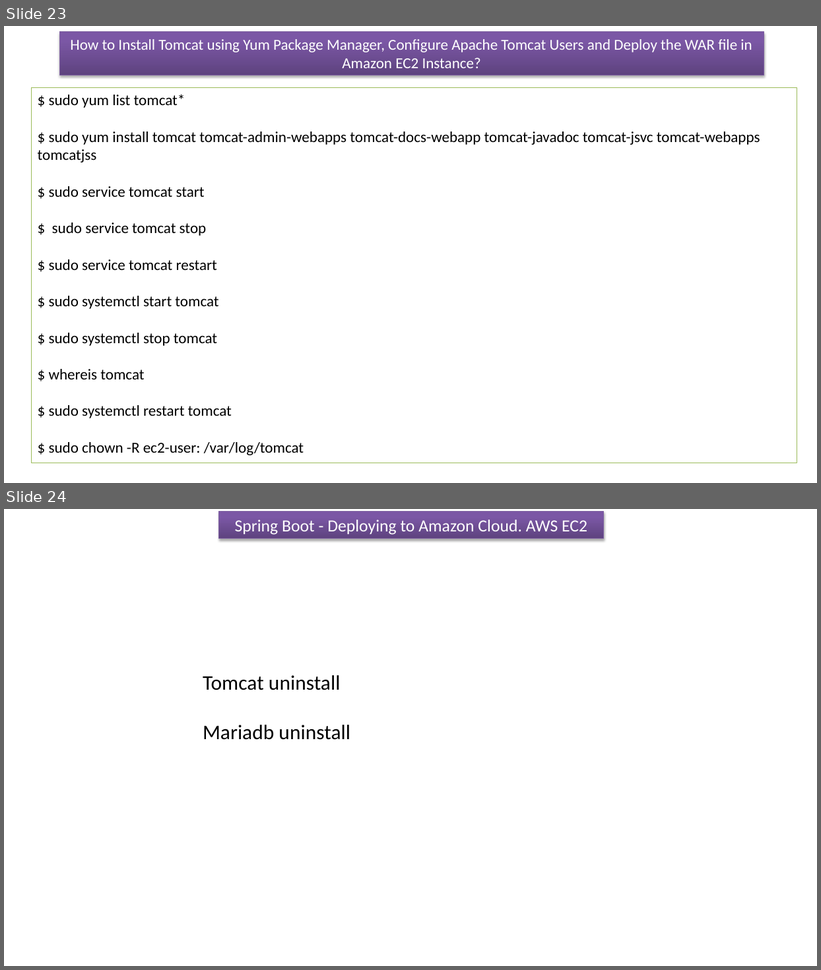
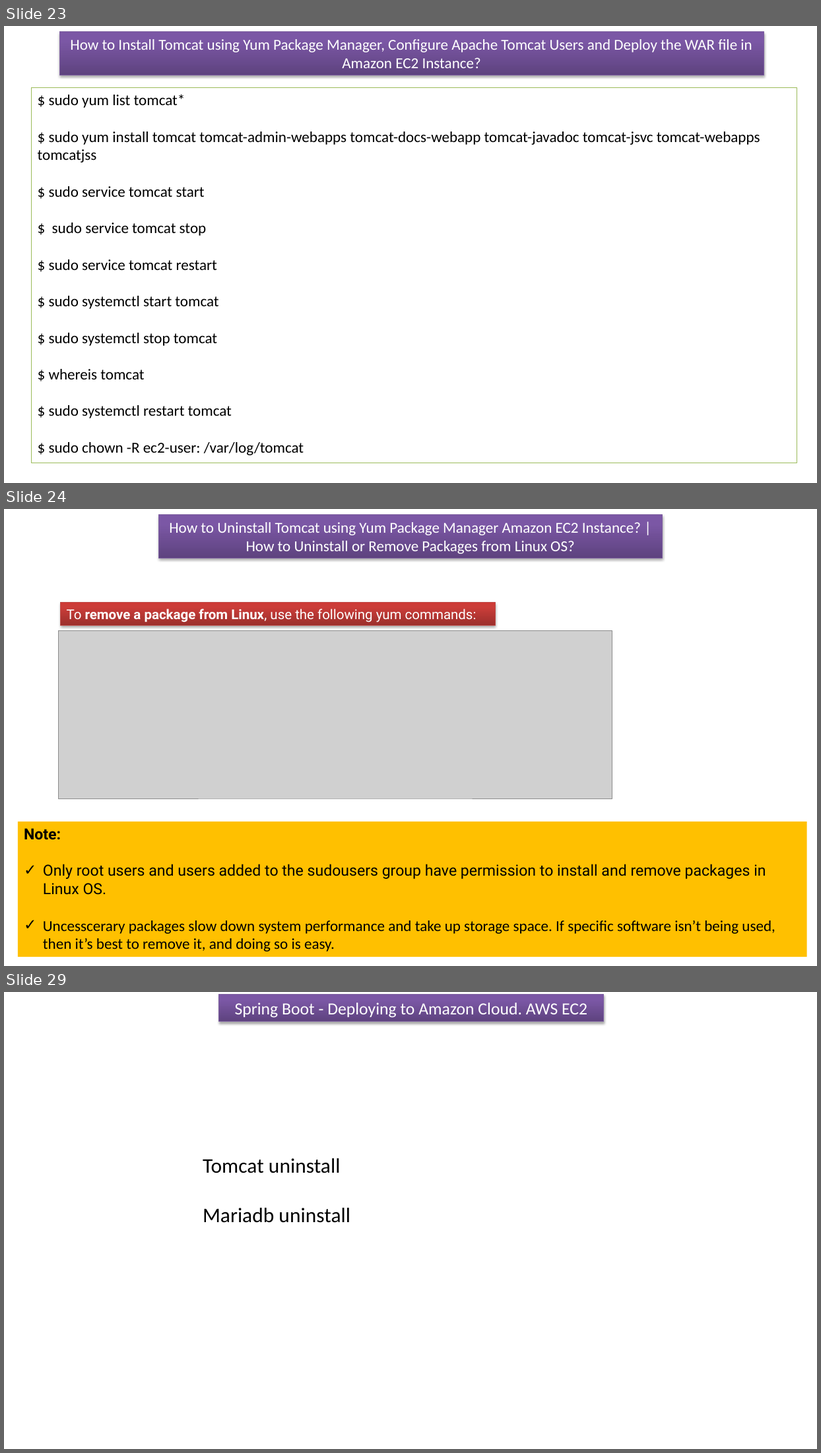
Before and after one commit to ramram43210/Java_2021, a slide deck: Java_2021/Deploying to Amazon Cloud. AWS EC2/Deploying to Amazon Cloud. AWS EC2.pptx. Shown one above the other, each under a label of ours: slides 23 and 24 before the commit, slides 23, 24 and 29 after it; the slides between them are not shown. The pictures are 821x970 and 821x1453 pixels, drawn with LibreOffice and Linux fonts; fonts in the diff are those of the drawing; grey boxes stand for pictures. Boxes give left, top, right and bottom in pixels: in the first picture for what was removed or moved away, otherwise in the second. Text is boxed around its words. In the diff, an @@ line names an element or a change of style, - is before the commit and + after.

```diff
--- a/Java_2021/Deploying to Amazon Cloud. AWS EC2/Deploying to Amazon Cloud. AWS EC2.pptx
+++ b/Java_2021/Deploying to Amazon Cloud. AWS EC2/Deploying to Amazon Cloud. AWS EC2.pptx
@@ slide 24 added at (x1=4, y1=509, x2=817, y2=966), background #FFFFFF @@
@@ rectangle added at (x1=159, y1=515, x2=663, y2=559), fill gradient #5F4480 to #7B58A6 to #7C57A8, outline #7D60A0 0.75 pt, 18 pt, text #FFFFFF @@
+How to Uninstall Tomcat using Yum Package Manager Amazon EC2 Instance? | How to Uninstall or Remove Packages from Linux OS?
@@ rectangle added at (x1=61, y1=603, x2=496, y2=626), fill gradient #9C2F2D to #CB3E3A to #CE3B37, outline #BF4C48 0.75 pt, 16 pt, text #FFFFFF @@
+To remove a package from Linux, use the following yum commands:
@@ picture added at (x1=58, y1=631, x2=612, y2=799) @@
@@ rectangle added at (x1=18, y1=822, x2=807, y2=957), fill #FFC000, 18 pt, text #000000 @@
+Note:
+✓ Only root users and users added to the sudousers group have permission to install and remove packages in Linux OS.
+✓ Uncesscerary packages slow down system performance and take up storage space. If specific software isn’t being used, then it’s best to remove it, and doing so is easy.
@@ what was slide 24 is now slide 29 @@
```
Also in this commit, not shown: 4 other slides added.
